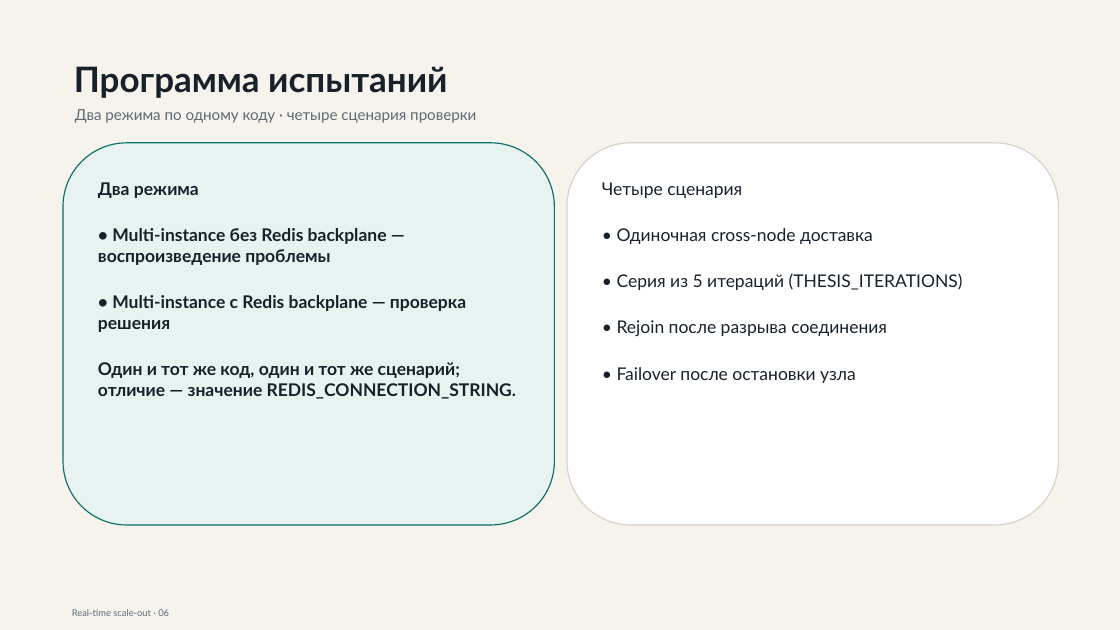
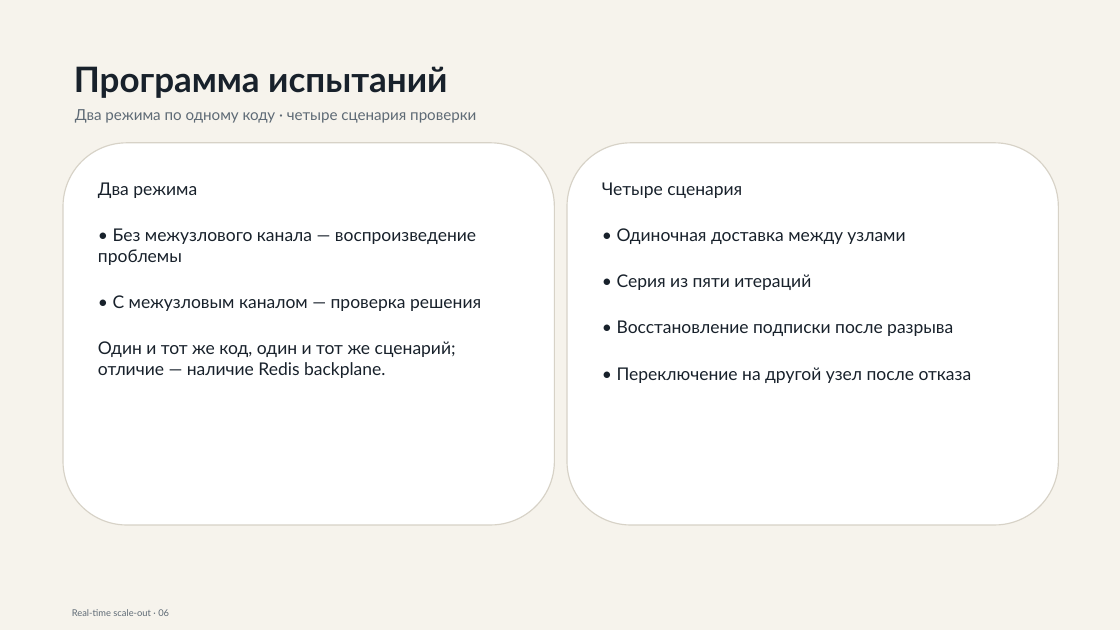
Before and after one commit to gently-whitesnow/final-qualifying-work, a slide deck: slide 6 of build/pptx/practice-defense-draft.pptx. Drawn at 1120x630 pixels with LibreOffice and Linux fonts; fonts in the diff are those of the drawing. Boxes give left, top, right and bottom in pixels: in the first picture for what was removed or moved away, otherwise in the second. Text is boxed around its words. In the diff, an @@ line names an element or a change of style, - is before the commit and + after.

```diff
--- a/build/pptx/practice-defense-draft.pptx
+++ b/build/pptx/practice-defense-draft.pptx
@@ rounded rectangle "Два режима" at [63, 143, 555, 525]: fill #E8F3F1 to #FFFFFF; outline #0B6E69 1 pt to #D7D2C7 1 pt @@
@@ text in rounded rectangle at [98, 182, 197, 198]: bold off in "Два режима" @@
@@ text in rounded rectangle at [98, 228, 481, 378]: text changed; bold off @@
-• Multi-instance без Redis backplane — воспроизведение проблемы
-• Multi-instance с Redis backplane — проверка решения
-Один и тот же код, один и тот же сценарий; отличие — значение REDIS_CONNECTION_STRING.
+• Без межузлового канала — воспроизведение проблемы
+• С межузловым каналом — проверка решения
+Один и тот же код, один и тот же сценарий; отличие — наличие Redis backplane.
@@ text in rounded rectangle at [617, 228, 972, 383]: text changed @@
-• Одиночная cross-node доставка
-• Серия из 5 итераций (THESIS_ITERATIONS)
-• Rejoin после разрыва соединения
-• Failover после остановки узла
+• Одиночная доставка между узлами
+• Серия из пяти итераций
+• Восстановление подписки после разрыва
+• Переключение на другой узел после отказа
```
Also in this commit, not shown: 4 other slides changed, 3 other files.
